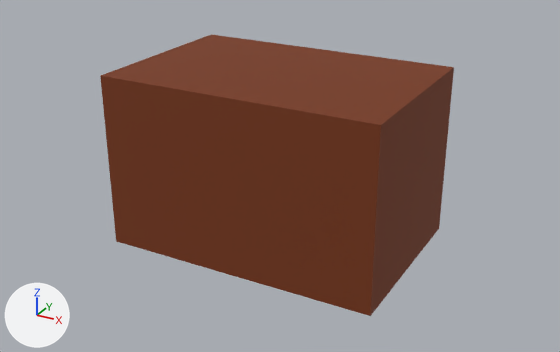
Renders of the glTF model public/assets/models/interiors/interior_table_01.glb from each side of a commit.
Before and after are seen from a 50 mm camera at (1.48, -2.69, 1.63) aimed at (0.02, -0.04, 0.3). Every picture has the same lights, and +X, +Y and +Z are marked at lower left. The older version comes first. Where no turn or scale is listed for an object, it has been applied to the vertices. Vertices at exactly the same position are counted once.
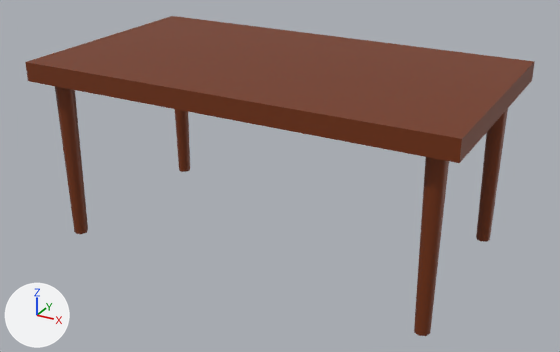
What differs and where, as boxes (x1, y1, x2, y2) in the pictures (560 x 352 px):
```json
{"object": "Mesh_0", "change": "moved, rescaled", "before": [100, 34, 454, 316], "after": [25, 16, 535, 163], "on screen": "44% wider, 48% shorter"}
{"object": "Mesh_2", "change": "added", "after": [414, 157, 449, 336], "on screen": "brown"}
{"object": "Mesh_1", "change": "added", "after": [55, 86, 88, 234], "on screen": "brown"}
{"object": "Mesh_4", "change": "added", "after": [476, 109, 508, 242], "on screen": "brown"}
{"object": "Mesh_3", "change": "added", "after": [175, 109, 190, 172], "on screen": "brown"}
```

Edits to the scene script, one JSON object a line:
```json
{"block": "me_mesh_0", "where": "# used by ob_mesh_0; location = (0.0, 0.0, 0.375)"}
{"op": "remove", "block": "me_mesh_0", "code": "me_mesh_0.from_pydata(...)  # 8 vertices, 12 faces; spans x -0.6..0.6, y -0.4..0.4, z -0.375..0.375"}
{"op": "add", "block": "me_mesh_0", "code": "me_mesh_0.from_pydata(...)  # 8 vertices, 12 faces; spans x -0.9..0.9, y -0.5..0.5, z -0.04..0.04"}
{"block": "me_mesh_0", "change": "me_mesh_0 part 1: the whole mesh is scaled about its middle by (1.5, 1.25, 0.107)"}
{"op": "add", "block": "me_mesh_4", "code": ["me_mesh_4 = bpy.data.meshes.new('Mesh_4')", "me_mesh_4.from_pydata(...)  # 20 vertices, 32 faces; spans x -0.04..0.04, y -0.04..0.04, z -0.36..0.36", "me_mesh_4.materials.append(mat_material_0)  # brown #78350f"]}
{"op": "set", "path": "ob_mesh_0.location", "old": "(0.0, 0.0, 0.375)", "new": "(0.0, 0.0, 0.75)"}
{"op": "add", "block": "ob_mesh_4", "code": ["ob_mesh_4 = bpy.data.objects.new('Mesh_4', me_mesh_4)", "ob_mesh_4.location = (0.8, 0.4, 0.36)"]}
{"op": "add", "block": "ob_mesh_3", "code": ["ob_mesh_3 = bpy.data.objects.new('Mesh_3', me_mesh_4.copy())", "ob_mesh_3.location = (-0.8, 0.4, 0.36)"]}
{"op": "add", "block": "ob_mesh_2", "code": ["ob_mesh_2 = bpy.data.objects.new('Mesh_2', me_mesh_4.copy())", "ob_mesh_2.location = (0.8, -0.4, 0.36)"]}
{"op": "add", "block": "ob_mesh_1", "code": ["ob_mesh_1 = bpy.data.objects.new('Mesh_1', me_mesh_4.copy())", "ob_mesh_1.location = (-0.8, -0.4, 0.36)"]}
```
